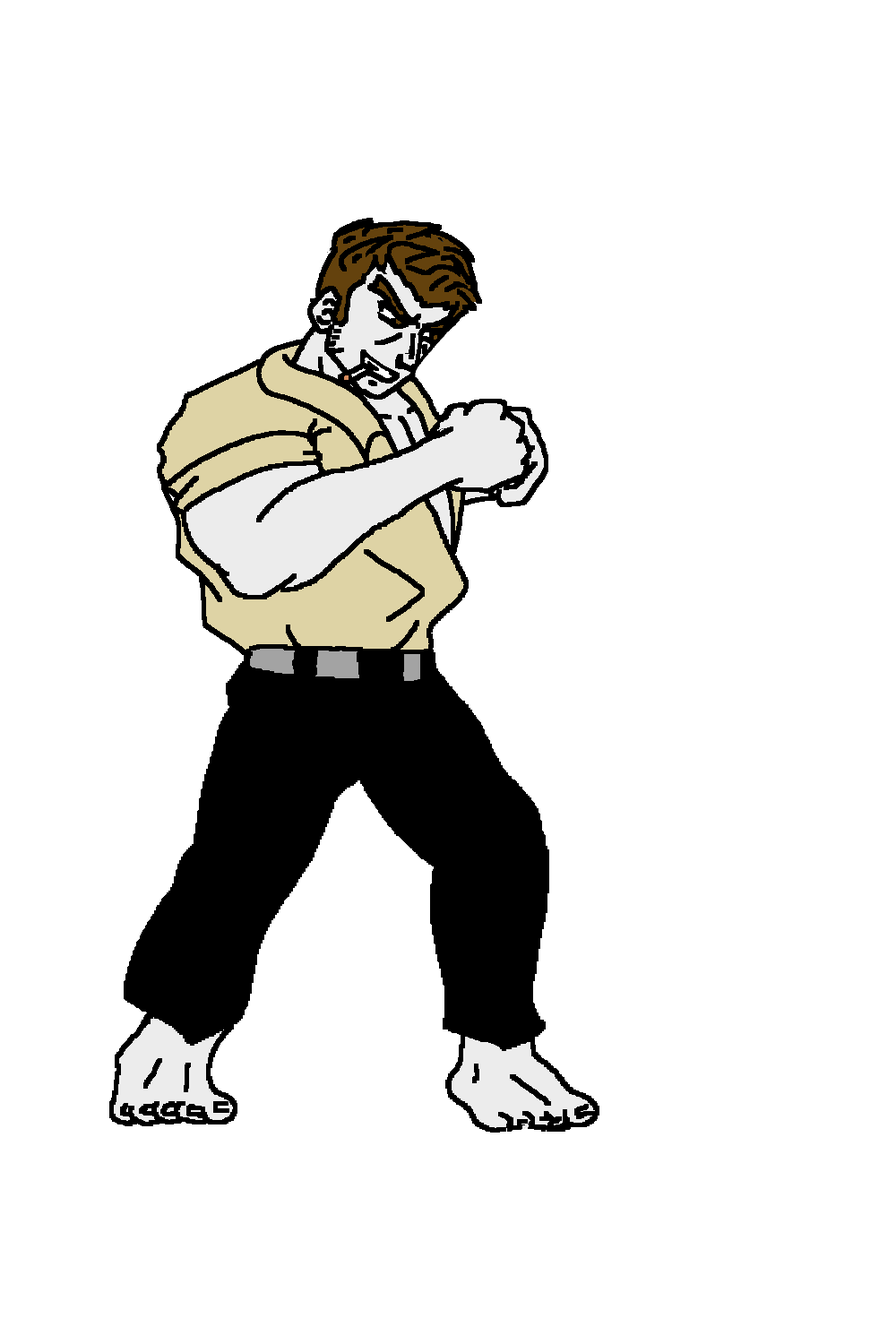
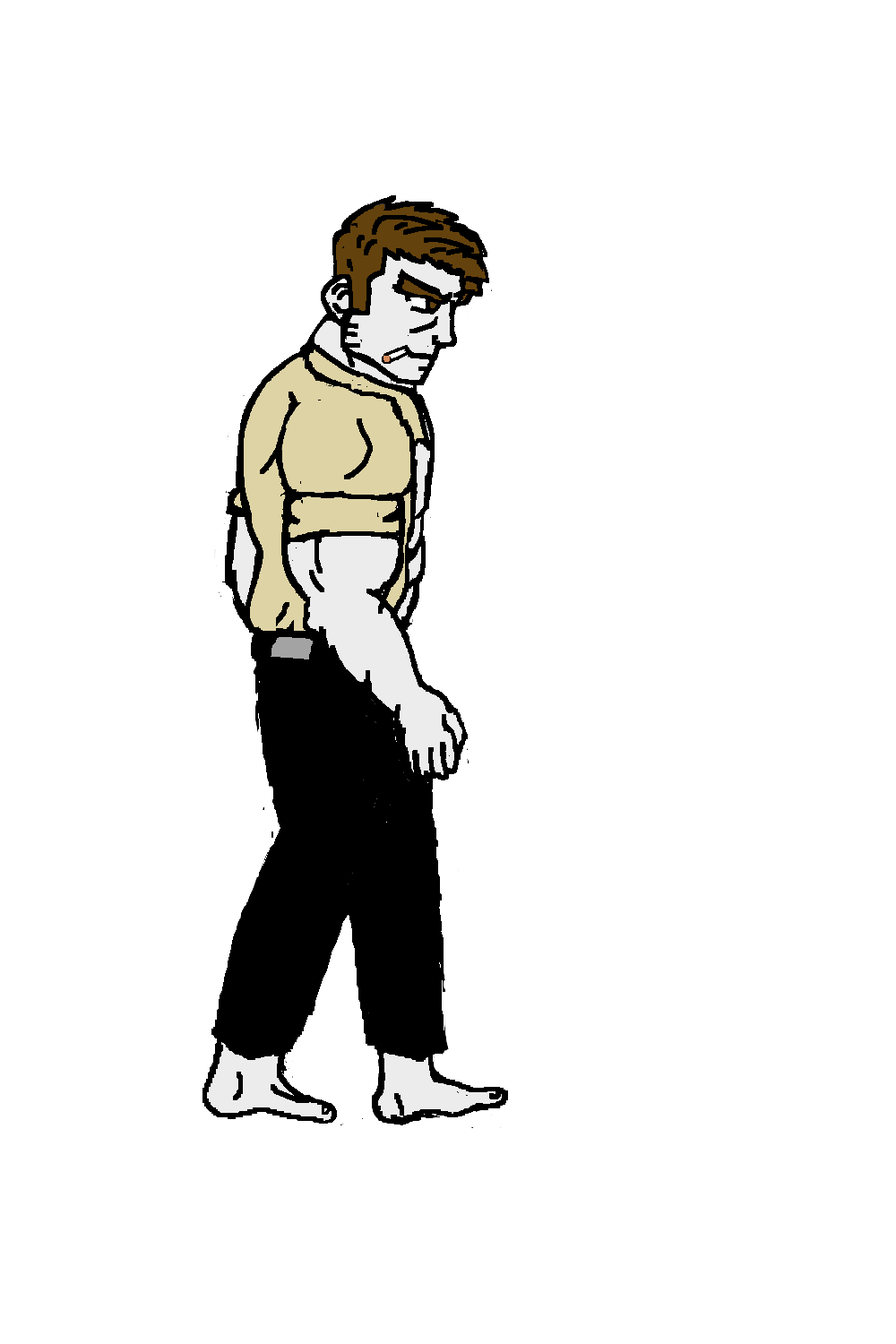
Comparing the layer stacks of the two 896px x 1344px images. Changes:
added layer "Rest5" above "R51" over (202, 195, 508, 1128)
hid "Pos4", painted on it over (109, 217, 600, 1133)
